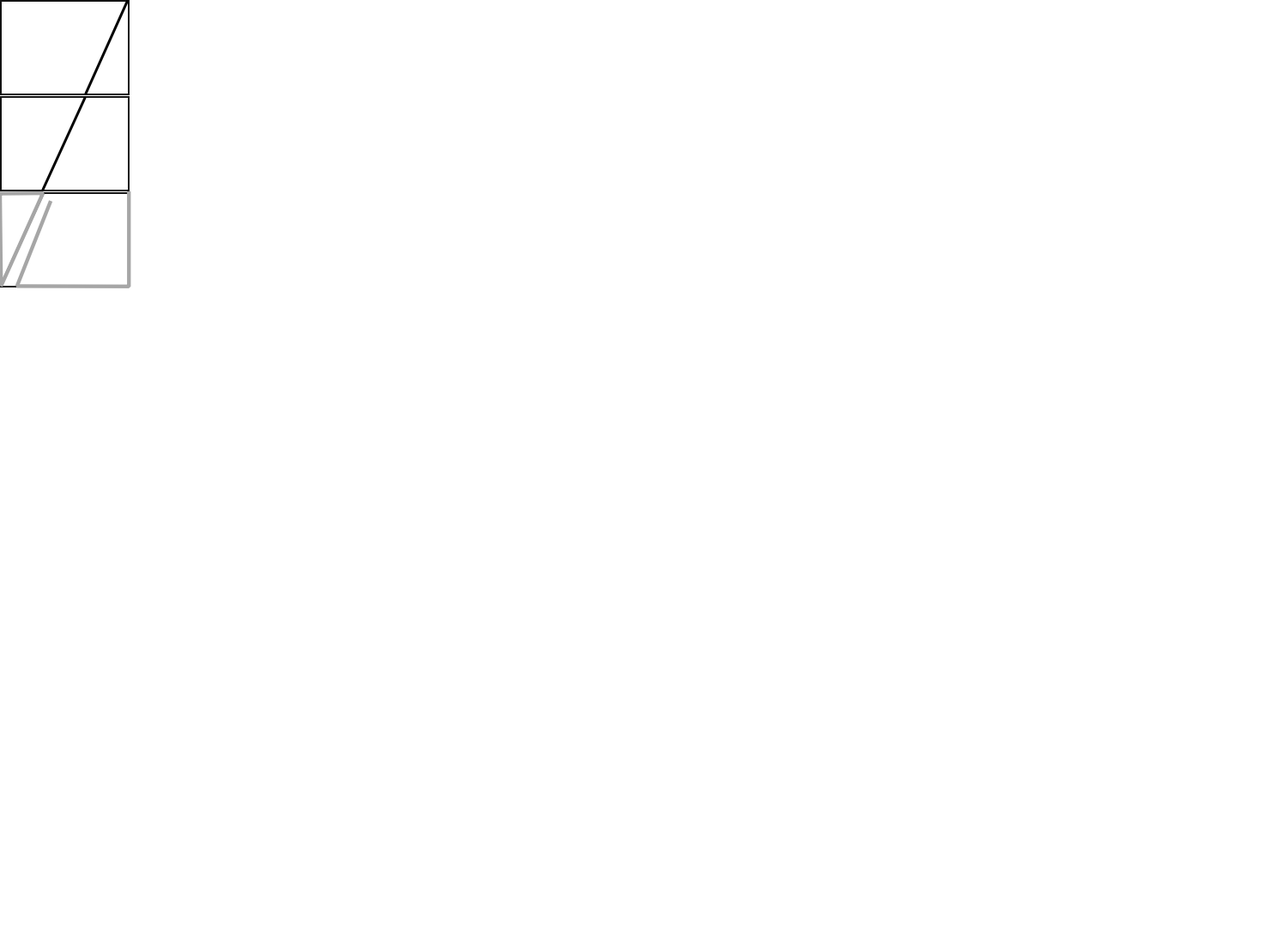
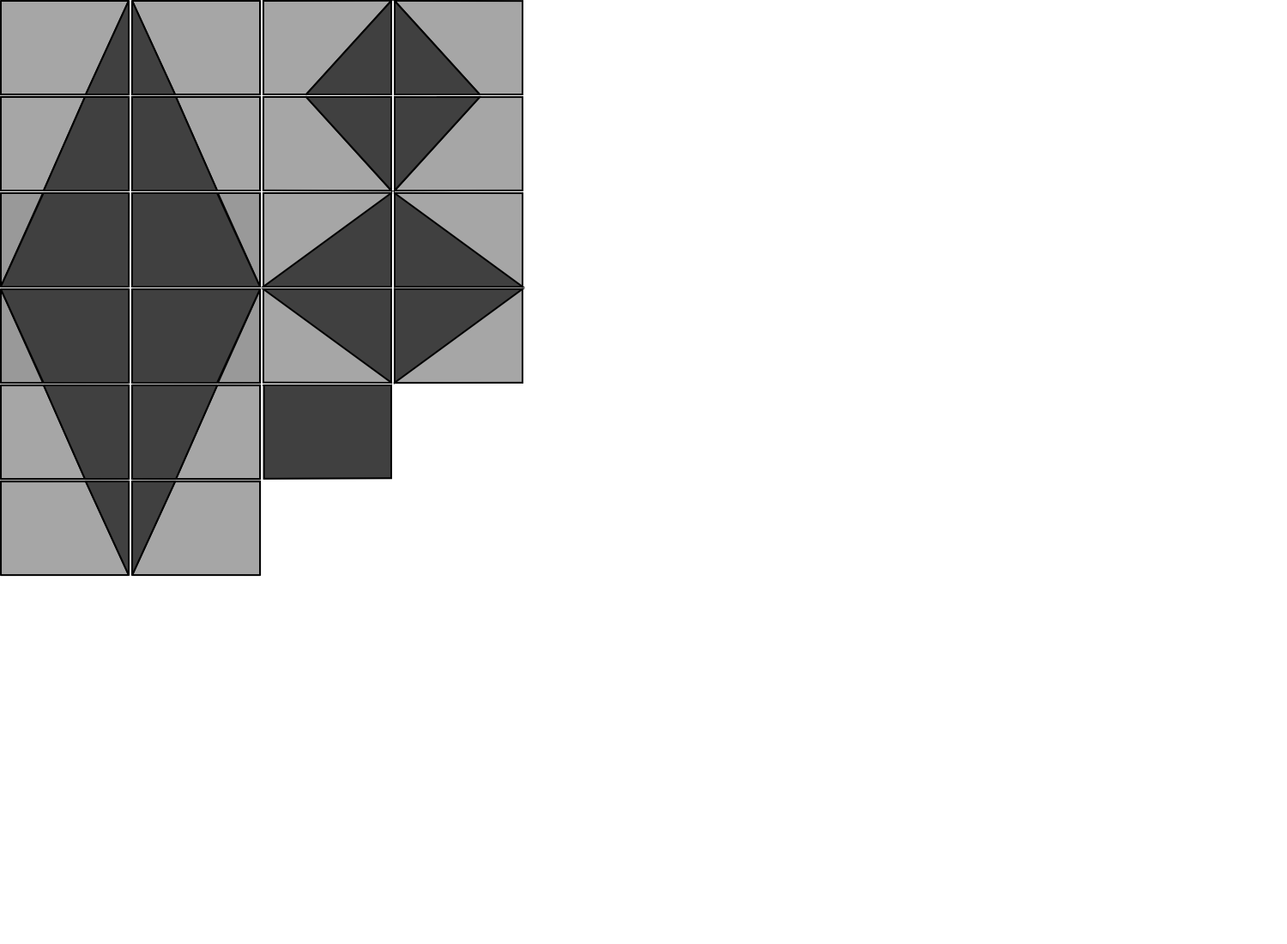
Layers edited between the first and the second 1287 x 944 image:
pixels changed over [0, 0, 526, 577] (layer not identified)
